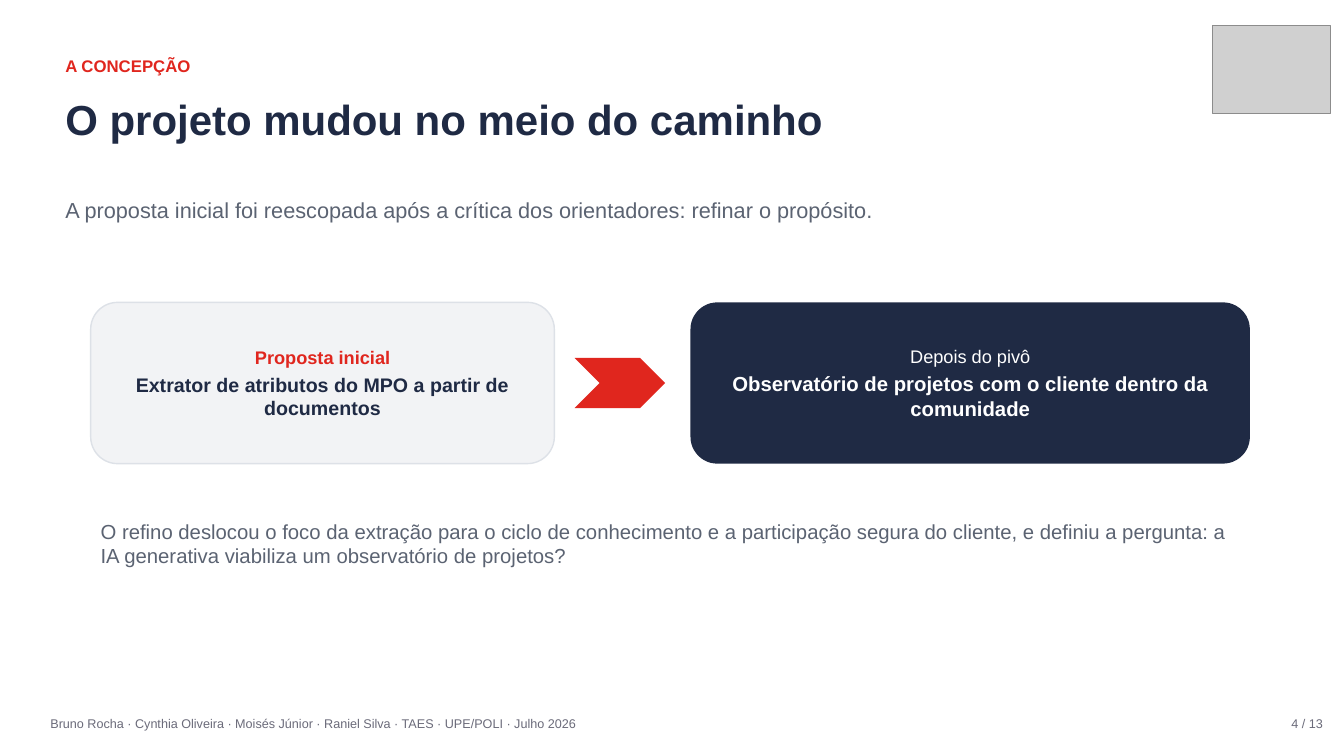
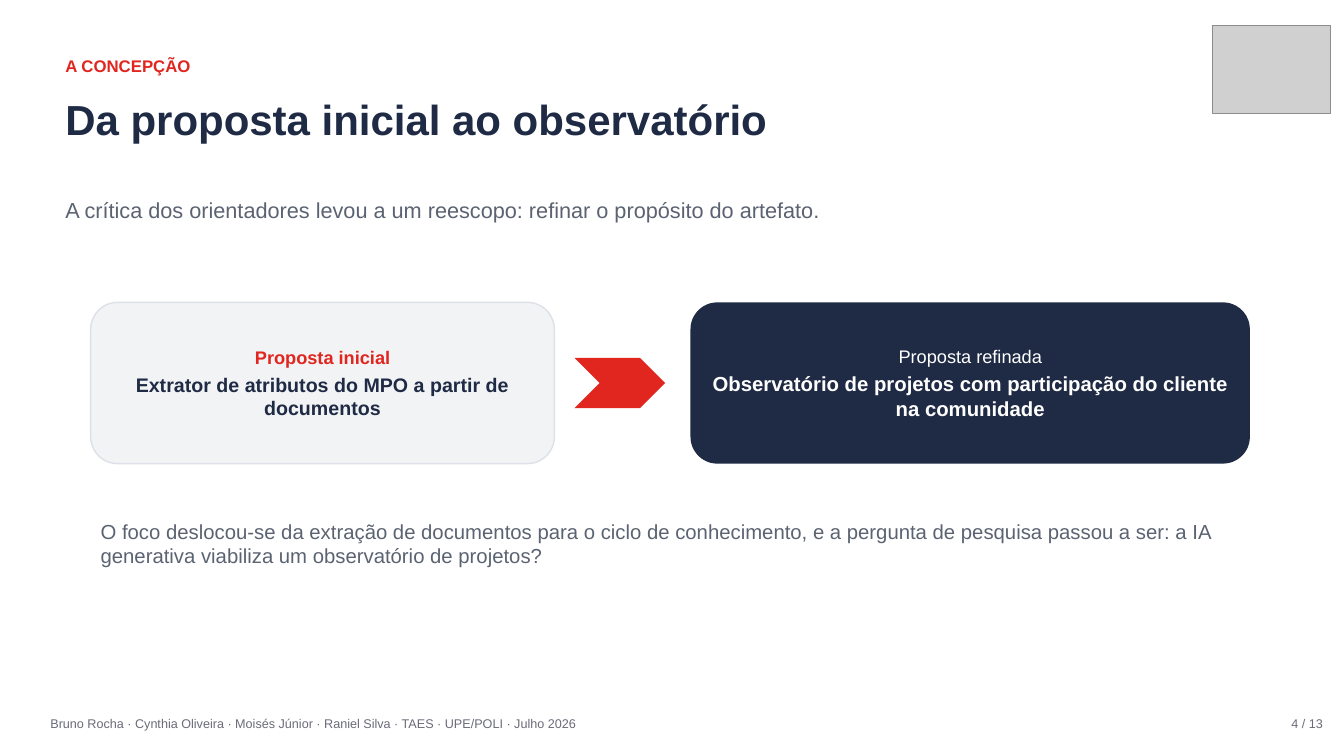
Before and after one commit to raniel90/obione, a slide deck: slide 4 of atividades/apresentacoes/ObiOne_Apresentacao_Final.pptx. Drawn at 1344x756 pixels with LibreOffice and Linux fonts; fonts in the diff are those of the drawing; grey boxes stand for pictures. Boxes give left, top, right and bottom in pixels: in the first picture for what was removed or moved away, otherwise in the second. Text is boxed around its words. In the diff, an @@ line names an element or a change of style, - is before the commit and + after.

```diff
--- a/atividades/apresentacoes/ObiOne_Apresentacao_Final.pptx
+++ b/atividades/apresentacoes/ObiOne_Apresentacao_Final.pptx
@@ text at [65,104,767,144]: text changed @@
-O projeto mudou no meio do caminho
+Da proposta inicial ao observatório
@@ text at [65,202,819,223]: text changed @@
-A proposta inicial foi reescopada após a crítica dos orientadores: refinar o propósito.
+A crítica dos orientadores levou a um reescopo: refinar o propósito do artefato.
@@ text in rounded rectangle at [713,349,1227,417]: text changed @@
-Depois do pivô
-Observatório de projetos com o cliente dentro da comunidade
+Proposta refinada
+Observatório de projetos com participação do cliente na comunidade
@@ text at [101,524,1211,567]: text changed @@
-O refino deslocou o foco da extração para o ciclo de conhecimento e a participação segura do cliente, e definiu a pergunta: a IA generativa viabiliza um observatório de projetos?
+O foco deslocou-se da extração de documentos para o ciclo de conhecimento, e a pergunta de pesquisa passou a ser: a IA generativa viabiliza um observatório de projetos?
```
Also in this commit, not shown: 9 other slides changed, 1 other file.
